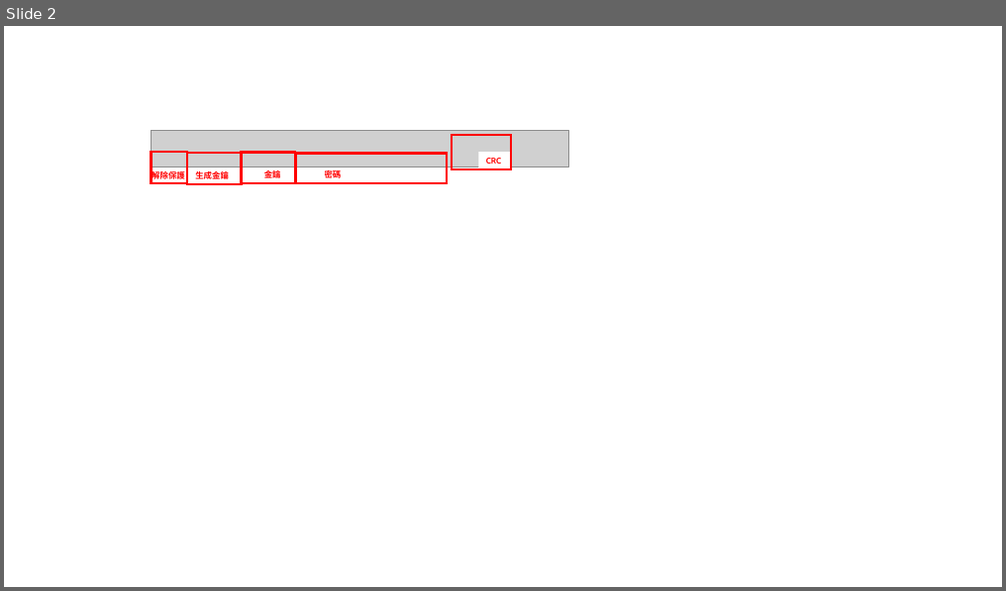
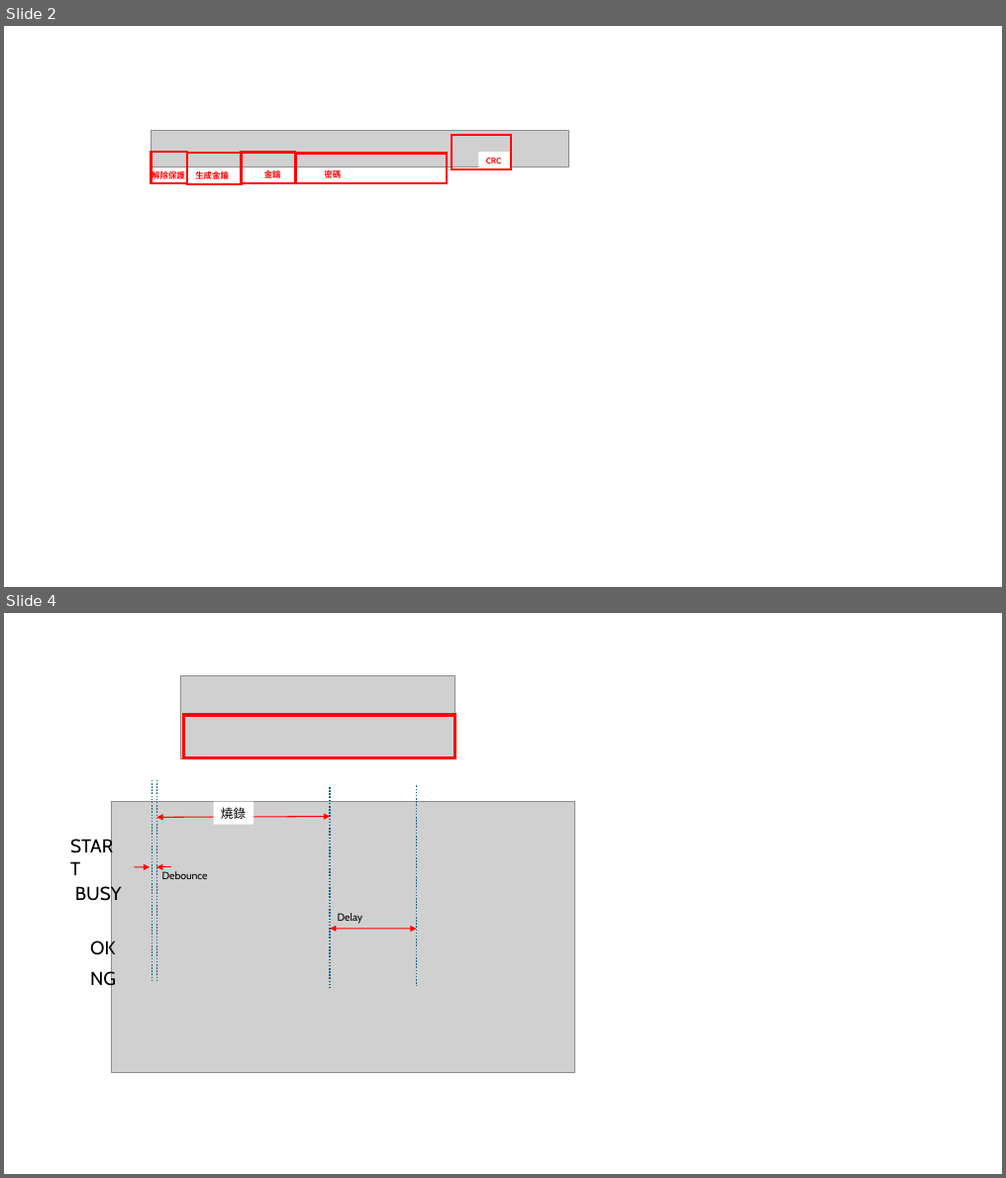
Before and after one commit to billwanggithub/MXXXX, a slide deck: assets/user_guide.pptx. Shown one above the other, each under a label of ours: slide 2 before the commit, slides 2 and 4 after it; the slides between them are not shown. The pictures are 1006x591 and 1006x1178 pixels, drawn with LibreOffice and Linux fonts; fonts in the diff are those of the drawing; grey boxes stand for pictures. Boxes give left, top, right and bottom in pixels: in the first picture for what was removed or moved away, otherwise in the second. Text is boxed around its words. In the diff, an @@ line names an element or a change of style, - is before the commit and + after.

```diff
--- a/assets/user_guide.pptx
+++ b/assets/user_guide.pptx
@@ slide 4 added at [4,613,1002,1174], background #FFFFFF @@
@@ picture added at [180,676,455,759] @@
@@ rectangle added at [183,715,454,758], outline #FF0000 3 pt @@
@@ group added at [63,780,574,1072]: 6 texts, 4 lines, 2 double arrows, 2 arrows, 1 picture, 1 rectangle @@
+START
+BUSY
+OK
+NG
+燒錄
+Delay
+Debounce
```
Also in this commit, not shown: 1 other slide added, 5 other files.
